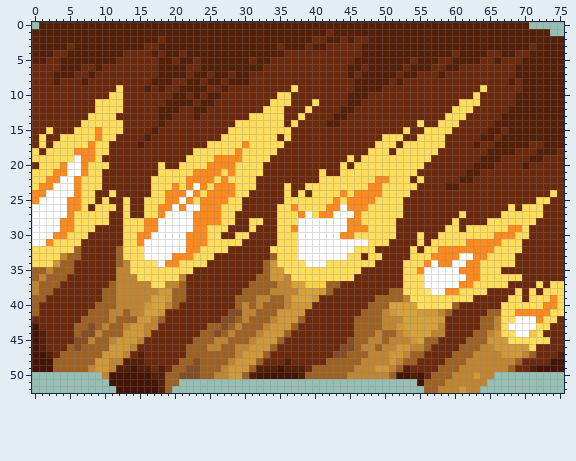
Two states of a sprite sheet, textures/card_art/cardart_fullauto.png. That is the earlier state.
The file is 76x53 pixels.
And afterwards:
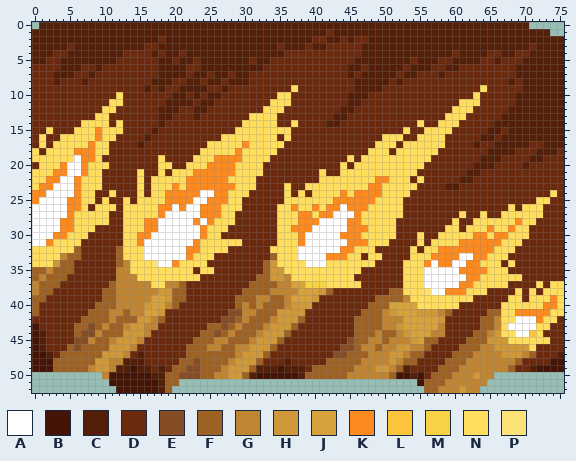
Palette (. is transparent): A #ffffff  B #441507  C #541f08  D #6b290d  E #854d26  F #9e6124  G #bf8532  H #cf9838  J #d7a13c  K #fc8a1e  L #fcc43c  M #f7d245  N #ffde5d  P #fde277
Edits made:
@@ x 0..75 @@
  8 DDDCDDDCDDDDDDDDDCCCDDCCDCCDCCCDDDDDDDDDDDDDDDCCCCCDCDDDDDDDDDDDDDDDCDCCCCCC
- 9 DDDDDDDDDDDDNDDDCDCDDCCCCDDCDDDDDDDDDNDDDDDDDDCCCCDDDDDDDDDDDDDDNDDDDDCCCCCC
-10 DDDDDDDDDDDNNDDDDDDDCCDCDCCDDDDDDDDNNDDDDDDDDCCCDDDDDDDDDDDDDDDNDDDDDCCCCCCC
-11 DDDDDDDDDNNNNDDDDDDCCCCDCCDDDDDDDDNNNDDDNDDDDCCDDDDDDDDDDDDDDNNNDDDDDCCCCCCC
-12 DDDDDDDDDNNNNDDDDDCCCDDCCDDDDDDDDNNNDDDNDDDDCCDDDDDDDDDDDDDDNNNDDDDDCCCCCCCC
-13 DDDDDDDDNNNNDDDDDDCCDDDCDDDDDDDNNNNNDDNDDDDCCDDDDDDDDDDDDDDNNNDDDDDCCCCCCCCC
-14 DDDDDDDNNNNNNDDDDDCDDDDDDDDDDNNNNNNNDNDDDDCCDDDDDDDDDDDNDDNNNDDDDDCCCCCCCCCC
-15 DDNDDDNNNKNNNDDDDCDDDDDDDDDDNNNNNNNNNDDDDDDDDDDDDDDDDNDDNNNNDDDDDCCDCCCCCCCC
+ 9 DDDDDDDDDDDDDDDDCDCDDCCCCDDCDDDDDDDDDNDDDDDDDDCCCCDDDDDDDDDDDDDDNDDDDDCCCCCC
+10 DDDDDDDDDDDDNDDDDDDDCCDCDCCDDDDDDDDNNDDDDDDDDCCCDDDDDDDDDDDDDDDNDDDDDCCCCCCC
+11 DDDDDDDDDDDNNDDDDDDCCCCDCCDDDDDDDDNNNDDDDDDDDCCDDDDDDDDDDDDDDNNNDDDDDCCCCCCC
+12 DDDDDDDDDDNNDDDDDDCCCDDCCDDDDDDDDNNNDDDDDDDDCCDDDDDDDDDDDDDDNNNDDDDDCCCCCCCC
+13 DDDDDDDDDNNDDDDDDDCCDDDCDDDDDDDNNNNDDDDDDDDCCDDDDDDDDDDDDDDNNNDDDDDCCCCCCCCC
+14 DDDDDDDNNNNDNDDDDDCDDDDDDDDDDDNNNNNDDNDDDDCCDDDDDDDDDDDNDDNNNDDDDDCCCCCCCCCC
+15 DDNDDDNNNKNNNDDDDCDDDDDDDDDDDNNNNNNNNDDDDDDDDDDDDDDDDNDDNNNNDDDDDCCDCCCCCCCC
 16 DNDDNNNNNKNNDDDDCDDDDDDDDDDNNNNNNNNDNDDDDDDDDDDDDDNNNDDNNNNDDDDDCCDCCCCCCCCC
 17 DNDNNNNNKNNDDDDCDDDDDDDDDNNNNNKNNNNNDDDDDDDDDDDDDNNNDNNNNNNDDDDCDDCCCCCDDCCC
-18 NDNNNNKKKNNDDDDDDDDDDDDNNNNNNKNNNNNDDDDDDDDDDDDDNNNDNNNNNNDDDDDDDCCCCDDDCCCD
-19 NNNNNNAKKNDDDDDDDDDDDDNNNNKKKKNNNNDDDDDDDDDDDNDNNNNNNNNNNDDDDDDDCCCDDDDCCDDD
-20 DNNNKAAKNNNDDDDDDDNDDNNNNKKKKNNNNDDDDDDDDDDDNDNNNNNNNNNNDDDDDDDCCCDDDDCDDDDD
-21 NNNKKAAKNNDDDDDDDDNNNNNKKKKNKNNNNDDDDDDDDNDDNNNNNNNNNNNDDDDDDDCCDDDDDDDDDDDD
-22 NNKKAAKNNNDDDDDDDNNNNNKKKKNKNNNNDDDDDDDDDNNNNNNNNKKNNNDNDDDDDCCDDDDDDDDDDDDD
-23 NKKAAAKNNNDDDDDDDNNNKNKAKNKKKNNNDDDDNDDNNNNNNNNNKKNNNNNDDDDCCDDDDDDDDDDDDDDD
-24 KKAAAAKNNDDNDDDDDNNKKKAKNKKKKNNDDDDDNDNDNNNNKNKKKKNNNNDDDDDDDDDDDDDDDDDDDDND
-25 KAAAAKKNNDNDDNDDNNNKKAKNKKKKNNDDDDDDNNNNNNNKNKKKKNNNNDDDDDDDDDDDDDDDDDDDNNDD
-26 AAAAAKKNDNNNDNDDNNKKAKAAKKKNNNDDDDDNNKNNNNKKAKKKNNNNNDDDDDDDDDDDDDDDNDNNNDDD
-27 AAAAAKNNNNNDDNDDNNKAAAAKKKKNNDDDDDDNNNKANKKAAAKNNNNNNDDDDDDDDNDDDDDNNNNNNDDD
-28 AAAAKKNNNNNDDNNNKKAAAAAKKKKNNDDNNDDNNNAAAAAAAKKNNNNNDDDDDDDDNDDDDNNNNNNNDDDD
-29 AAAAKKNNNDDDDNNNKKAAAAAKKNNNDDDNDDDNNKAAAAAAAKKKNNNNDDDDDDDNNDNNNNNNKKNDDDDD
-30 AAAKKNNNDDDDDNNKKAAAAAKKKNNDDNNDDDDNNNAAAAAAKKNNNNNNDDDNDDNNNNNNNNKKKNNDDDDD
-31 AAKNNNNDDDDDDNNKAAAAAAKKKNNNNNDDDDDNNNAAAAAAAAAANNNDDDDNDNNNNNKKKKKNNNDDDDDD
-32 NNNNNNFDDDDDFNNNAAAAAAKKNNNNDDDDDDNNNNAAAAAAAANNNDDDDDNDNNKKKKKKKKNNNNDDDDDD
-33 NNNNGFFDDDDDFNNNAAAAKKKNNNDDDDDDDDFNNNAAAAAAANNDNNDDDDNNNKKKKAAKKNNNNDDDDDDD
-34 NNNHFFDDDDDDFGNNNPAKKNNNNDDDDDDDDFHNNNNAAANNNNNNNDDDDNNNKAKKAAKKNNNNNDDDDDDD
-35 FFGFFFDDDDDDGGNNNNNNNNNDDDDDDDDDDFHHNNNNNNNNNNNDDDDDDNNKAAAAAKKKNNNDDDDDDDDD
-36 FGFFFDDDDDDDGGGNNNNNNGDDDDDDDDDDFFHHGNNNNNNNNNDDDDDDDNNNAAAAAAKKNNNNNNDDDDDD
-37 GFFFDDDDDDDFGGGGGNNGGFDDDDDDDDDFFFFGGJJMMMFFDDDDDDDDDNNNAAAAAKKNNNNNDDDDNDNN
-38 GFFDDDDDDDFFGGGGGGHHFFDDDDDDDDFFFFGGGGJJJHFDDDDDDDDFFNNNPAAKKNNNNDDDDNDNDNNN
+18 NDNNNNKKKNNDDDDDDDDDDDDDNNNNNKNNNNNDDDDDDDDDDDDDNNNDNNNNNNDDDDDDDCCCCDDDCCCD
+19 NNNNNNAKKNDDDDDDDDNDDDDNNNKKKKNNNNDDDDDDDDDDDNDNNNNNNNNNNDDDDDDDCCCDDDDCCDDD
+20 DNNNKAAKNNNDDDDDDDNNDDNNNKKKKNNNNDDDDDDDDDDDNDNNNNNNNNNNDDDDDDDCCCDDDDCDDDDD
+21 NNNKKAAKNNDDDDDNDDNDNNNKKKKKKNNNNDDDDDDDDNDDNNNNNNNNNNNDDDDDDDCCDDDDDDDDDDDD
+22 NNKKAAKNNNDDDDDNDNNNNNKKKKKKNNNNDDDDDDDDDNNNNNNNNKKNNNDNDDDDDCCDDDDDDDDDDDDD
+23 NKKAAAKNNNDDDDDNDNNNKNKKKKKKKNNNDDDDNDDNNNNNNNNNKKNNNNNDDDDCCDDDDDDDDDDDDDDD
+24 KKAAAAKNNDDNDDDNDNNKKKKKAAKKNNNDDDDDNDNDNNNNKNKKKKNNNNDDDDDDDDDDDDDDDDDDDDND
+25 KAAAAKKNNDNDDNDNNNNKKKKAAKKKNNDDDDDDNNNNNNNKKKKKKNNNNDDDDDDDDDDDDDDDDDDDNNDD
+26 AAAAAKKNDNNNDNNNNNKKAKAAKKKNNNDDDDDNNKNNKNKKAKKKNNNNNDDDDDDDDDDDDDDDNDNNNDDD
+27 AAAAAKNNNNNDDNNNNNKAAAAAKKKNNDDDDDDNNNKKNKKAAAKNNNNNNDDDDDDDDNDDNDDNNNNNNDDD
+28 AAAAKKNNNNNDDNNNKKAAAAAKAKNNNDDDDDDNNNKKKAAAAKKNNNNNDDDDDDDDNDDNNNNNNKNNDDDD
+29 AAAAKKNNNDDDDNNNKKAAAAAAKNNNDDDDDDDNNKKKAAAAAKKKNNNNDDDDDDDNNDNNNKNNKNNDDDDD
+30 AAAKKNNNDDDDDNNKKAAAAAAAKNNDDDDDDDDNNNKAAAAAKKKNNNNNDDDNDDNNNNNKKNKKNNNDDDDD
+31 AAKNNNNDDDDDDNNKAAAAAAAKNNNNNNDDDDDNNNKAAAAAAKKKNNNDDDDNDNNNNKKKKKKNNNDDDDDD
+32 NNNNNNFDDDDDFNNNAAAAAAKKNNNNDDDDDDNNNNAAAAAAKKNNNDDDDDNDNNKKKKKKKKNNNDDDDDDD
+33 NNNNGFFDDDDDFNNNAAAAAAKNNNDDDDDDDDFNNNAAAAKKKNNDNNDDDDNNNKKKKAAKKNNNDDDDDDDD
+34 NNNHFFDDDDDDFGNNNPAAKNNNNDDDDDDDDFHNNNNAAANNNNNNNDDDDNNNKAKKAAKKNNNDNDDDDDDD
+35 FFGFFFDDDDDDGGNNNNNNNNNDNNDDDDDDDFHHNNNNNNNNNNNDDDDDDNNNAAAAAKKKKNNNDDDDDDDD
+36 FGFFFDDDDDDDGGGNNNNNNNNNDDDDDDDDFFHHGNNNNNNNNNDDDDDDDNNNAAAAAAKKNNNNNNDDDDDD
+37 GFFFDDDDDDDFGGGGGNNGGFDDDDDDDDDFFFFGGJJMMMNNNNNDDDDDDNNNAAAAAKKNNNNNDDDDNDNN
+38 GFFDDDDDDDFFGGGGGGHHFFDDDDDDDDFFFFGGGGJJJHFDDDDDDDDFFNNNPAAKKKNNNDDDDNDNDNNN
 39 FFDDDDDDDDFFGGGGGJJHFFDDDDDDDFFFGGFFGJJJHDDDDDDDDFFFFGNNNNNNNNNDDDDDNNDNNNKN
-40 FDDDDDDDDFFFGGGGHJJGFDDDDDDDDFGFGFFFGHHHDDDDDDDDFFFJJJJNNNNNFDDDDDDNNNNNNKKN
+40 FDDDDDDDDFFFGGGGHJJGFDDDDDDDDFGFGFFFGHHHDDDDDDDDFFFJJJJNNNNNNDDDDDDNNNNNNKKN
 41 FDDDDDDDFFFGGFGGJJHDDDDDDDDDEEGGFFFHHHHDDDDDDDDFFFGHJJJHHHGFDDDDDFFNNKKKKKNN
